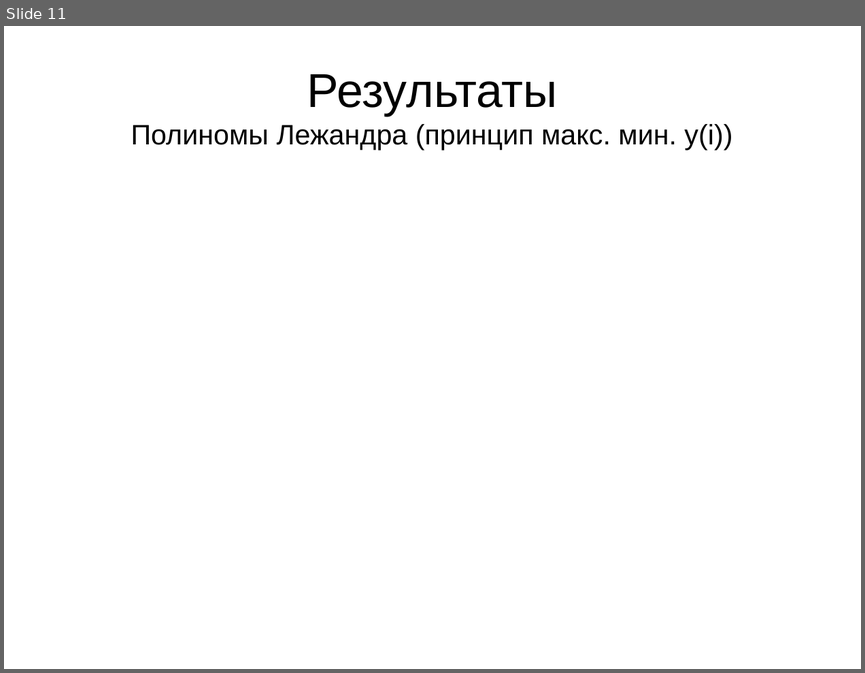
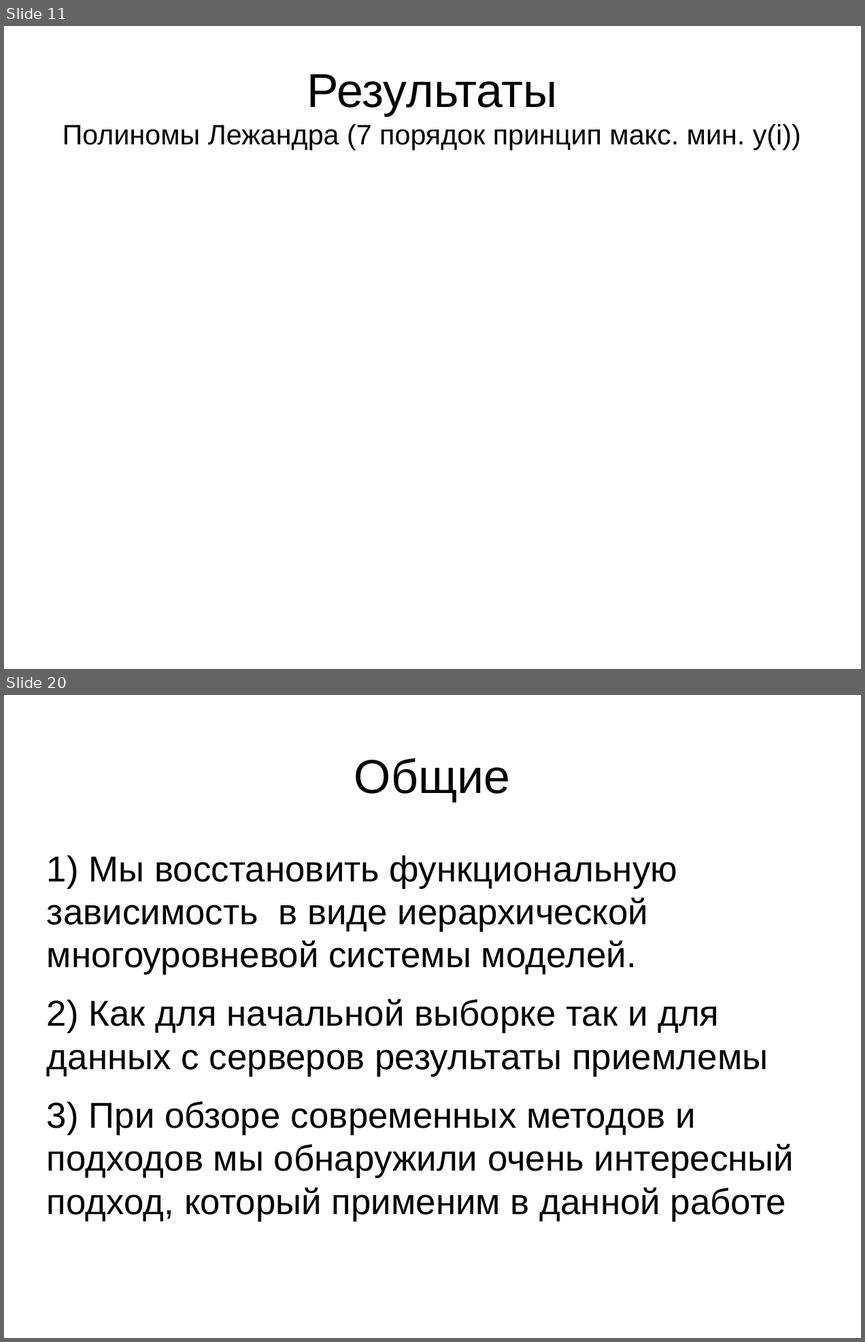
Before and after one commit to raptor3/OSA_lab_2, a slide deck: files/AvaTruFed.odp. Shown one above the other, each under a label of ours: slide 11 before the commit, slides 11 and 20 after it; the slides between them are not shown. The pictures are 865x673 and 865x1342 pixels, drawn with LibreOffice and Linux fonts; fonts in the diff are those of the drawing; background and template pictures are left out. Boxes give left, top, right and bottom in pixels: in the first picture for what was removed or moved away, otherwise in the second. Text is boxed around its words. In the diff, an @@ line names an element or a change of style, - is before the commit and + after.

```diff
--- a/files/AvaTruFed.odp
+++ b/files/AvaTruFed.odp
@@ slide 20 added at [4,695,861,1338], background #FFFFFF @@
@@ title added at [354,758,510,802], 44 pt, text #000000 @@
+Общие
@@ text added at [47,855,794,1221], 33.3 pt, text #000000 @@
+1) Мы восстановить функциональную зависимость в виде иерархической многоуровневой системы моделей.
+2) Как для начальной выборке так и для данных с серверов результаты приемлемы
+3) При обзоре современных методов и подходов мы обнаружили очень интересный подход, который применим в данной работе
@@ slide 11 changed as well @@
@@ title at [62,74,801,150]: text changed @@
-Результаты
-Полиномы Лежандра (принцип макс. мин. y(i))
+Результаты
+Полиномы Лежандра (7 порядок принцип макс. мин. y(i))
```
Also in this commit, not shown: 1 other slide changed, 9 other slides added, 13 slides removed, 12 other files.
